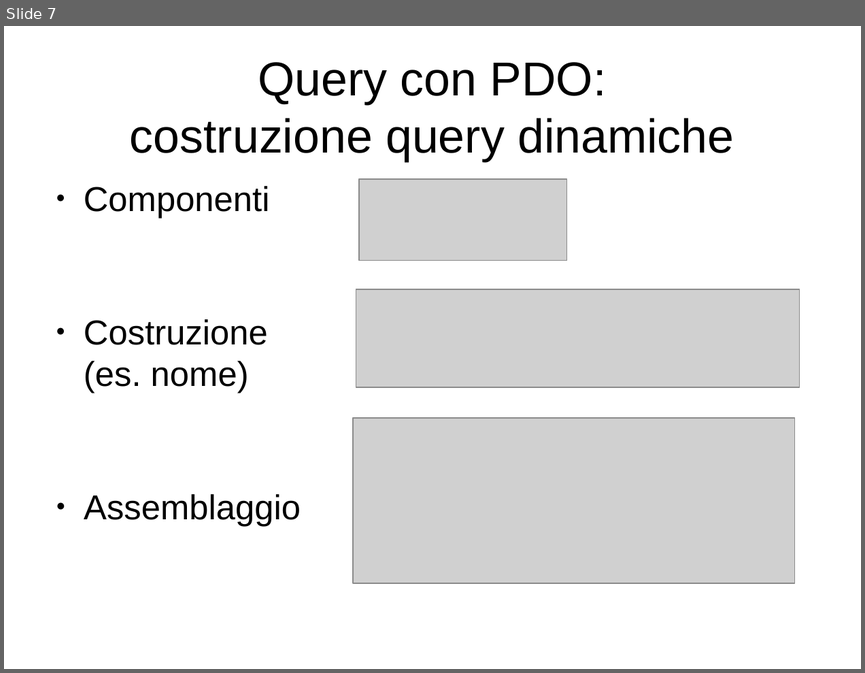
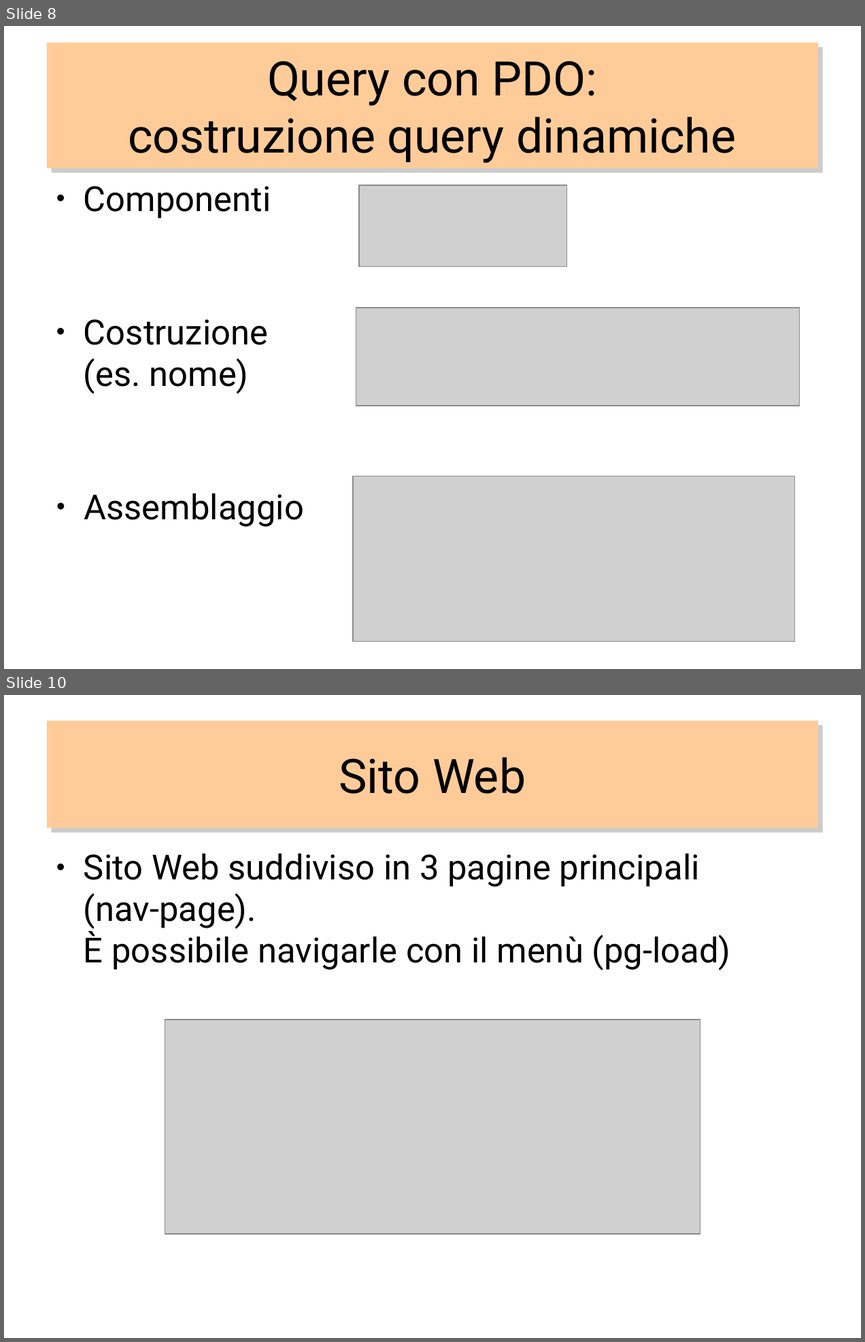
Before and after one commit to PeiPei97/ProgettoMagic, a slide deck: magicscrap.odp. Shown one above the other, each under a label of ours: slide 7 before the commit, slides 8 and 10 after it; the slides between them are not shown. The pictures are 865x673 and 865x1342 pixels, drawn with LibreOffice and Linux fonts; fonts in the diff are those of the drawing; grey boxes stand for pictures. Boxes give left, top, right and bottom in pixels: in the first picture for what was removed or moved away, otherwise in the second. Text is boxed around its words. In the diff, an @@ line names an element or a change of style, - is before the commit and + after.

Commit message:
aggiunta parte sul sito web

```diff
--- a/magicscrap.odp
+++ b/magicscrap.odp
@@ slide 10 added at box(4, 695, 861, 1338), background #FFFFFF @@
@@ title added at box(47, 721, 818, 828), fill #FFCC99, 44 pt, text #000000 @@
+Sito Web
@@ text added at box(84, 853, 731, 970), 32 pt, text #000000 @@
+● Sito Web suddiviso in 3 pagine principali
+  (nav-page).
+  È possibile navigarle con il menù (pg-load)
@@ picture added at box(165, 1019, 700, 1234) @@
@@ what was slide 7 is now slide 8 @@
@@ slide 8 changed as well @@
@@ title "Query con PDO: costruzione query ...": place and size @@
-title "Query con PDO: costruzione query ..." at box(130, 62, 734, 161)
+title "Query con PDO: costruzione query ..." at box(47, 42, 818, 167)
@@ title "Query con PDO: costruzione query ..." at box(47, 42, 818, 167): font Arial to Roboto; fill none to #FFCC99; shadow on @@
@@ text "Componenti" at box(84, 186, 304, 526): font Arial to Roboto @@
@@ picture: place and size @@
-picture at box(360, 179, 568, 260)
+picture at box(360, 185, 568, 266)
@@ picture: place and size @@
-picture at box(356, 290, 800, 388)
+picture at box(356, 308, 800, 405)
@@ picture: place and size @@
-picture at box(353, 418, 796, 584)
+picture at box(353, 476, 796, 642)
```
Also in this commit, not shown: 7 other slides changed, 5 other slides added, 1 slide removed, 1 other file.
